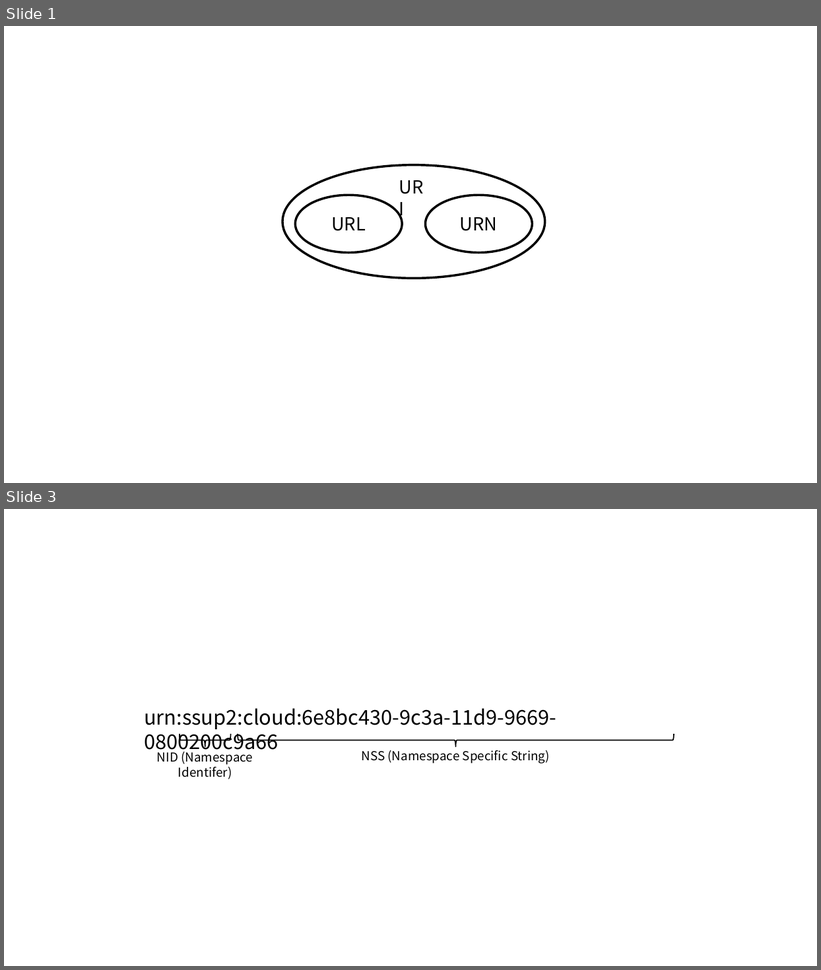
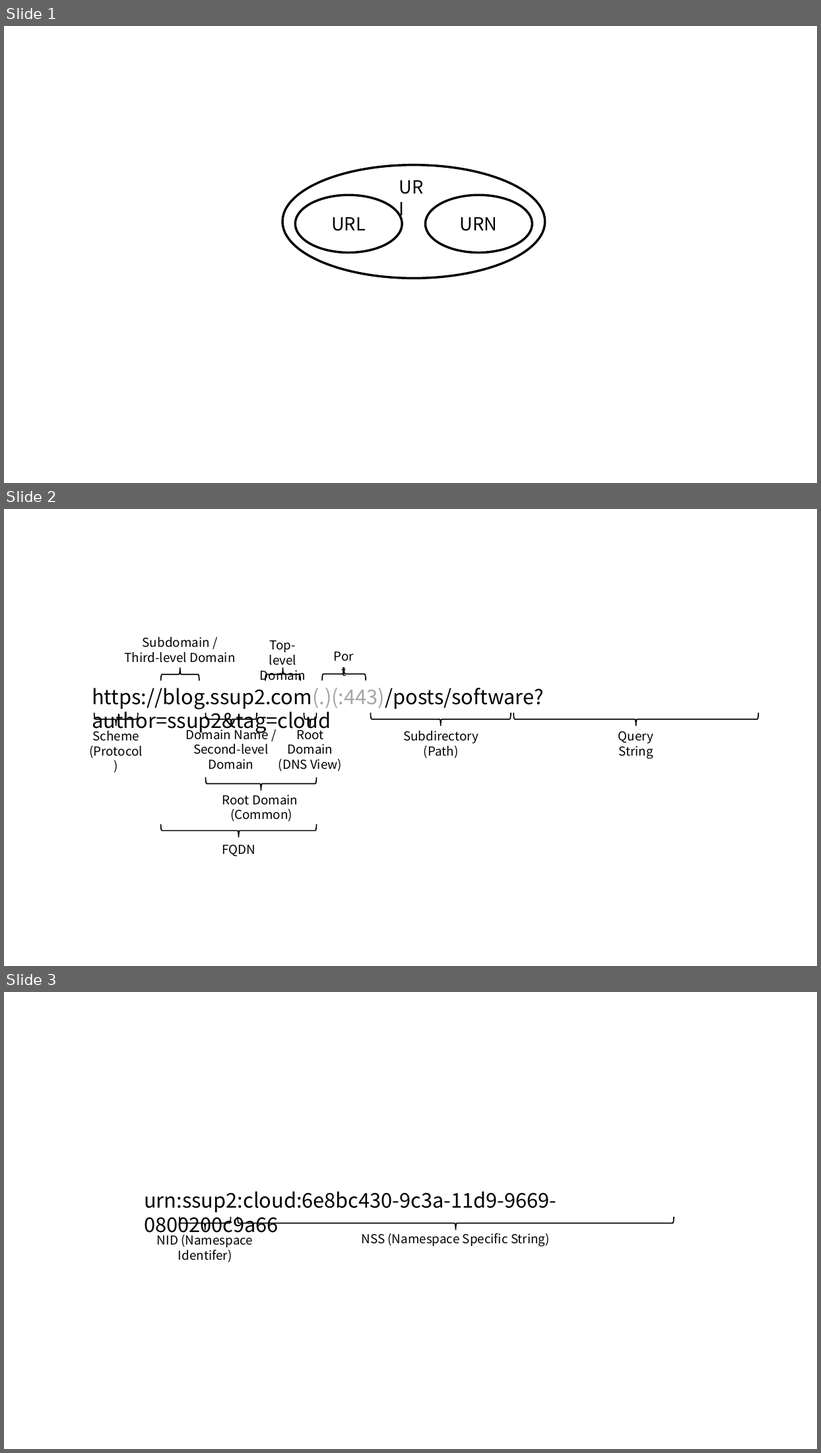
Before and after one commit to ssup2/blog-old, a slide deck: images/theory_analysis/URI_URL_URN/URI_URL_URN.pptx. Shown one above the other, each under a label of ours: slides 1 and 3 before the commit, slides 1, 2 and 3 after it; the slides between them are not shown. The pictures are 821x970 and 821x1453 pixels, drawn with LibreOffice and Linux fonts; fonts in the diff are those of the drawing. Boxes give left, top, right and bottom in pixels: in the first picture for what was removed or moved away, otherwise in the second. Text is boxed around its words. In the diff, an @@ line names an element or a change of style, - is before the commit and + after.

```diff
--- a/images/theory_analysis/URI_URL_URN/URI_URL_URN.pptx
+++ b/images/theory_analysis/URI_URL_URN/URI_URL_URN.pptx
@@ slide 2 added at box(4, 509, 817, 966), background #FFFFFF @@
@@ text added at box(124, 637, 235, 663), 11 pt, text #000000 @@
+Subdomain /
+Third-level Domain
@@ text added at box(260, 640, 306, 681), 11 pt, text #000000 @@
+Top-level
+Domain
@@ text added at box(324, 645, 364, 668), 11 pt, text #000000 @@
+Port
@@ left brace added at box(161, 668, 199, 681), outline #000000 1 pt @@
@@ left brace added at box(265, 668, 300, 681), outline #000000 1 pt @@
@@ left brace added at box(322, 667, 366, 681), outline #000000 1 pt @@
@@ text added at box(92, 688, 544, 734), 18 pt, text #000000 @@
+https://blog.ssup2.com(.)(:443)/posts/software?author=ssup2&tag=cloud
@@ left brace added at box(94, 713, 138, 726), outline #000000 1 pt @@
@@ text added at box(186, 726, 269, 770), 11 pt, text #000000 @@
+Domain Name /
+Second-level
+Domain
@@ left brace added at box(206, 713, 257, 725), outline #000000 1 pt @@
@@ text added at box(279, 726, 342, 772), 11 pt, text #000000 @@
+Root
+Domain
+(DNS View)
@@ left brace added at box(304, 713, 317, 725), outline #000000 1 pt @@
@@ left brace added at box(370, 713, 511, 725), outline #000000 1 pt @@
@@ left brace added at box(514, 713, 758, 725), outline #000000 1 pt @@
@@ text added at box(89, 728, 143, 758), 11 pt, text #000000 @@
+Scheme
+(Protocol)
@@ text added at box(403, 731, 479, 758), 11 pt, text #000000 @@
+Subdirectory (Path)
@@ text added at box(618, 731, 654, 759), 11 pt, text #000000 @@
+Query String
@@ left brace added at box(206, 778, 316, 790), outline #000000 1 pt @@
@@ text added at box(222, 795, 298, 822), 11 pt, text #000000 @@
+Root Domain
+(Common)
@@ left brace added at box(161, 824, 317, 837), outline #000000 1 pt @@
@@ text added at box(222, 845, 255, 857), 11 pt, text #000000 @@
+FQDN
```
Also in this commit, not shown: 2 other slides added, 1 slide removed, 3 other files.
